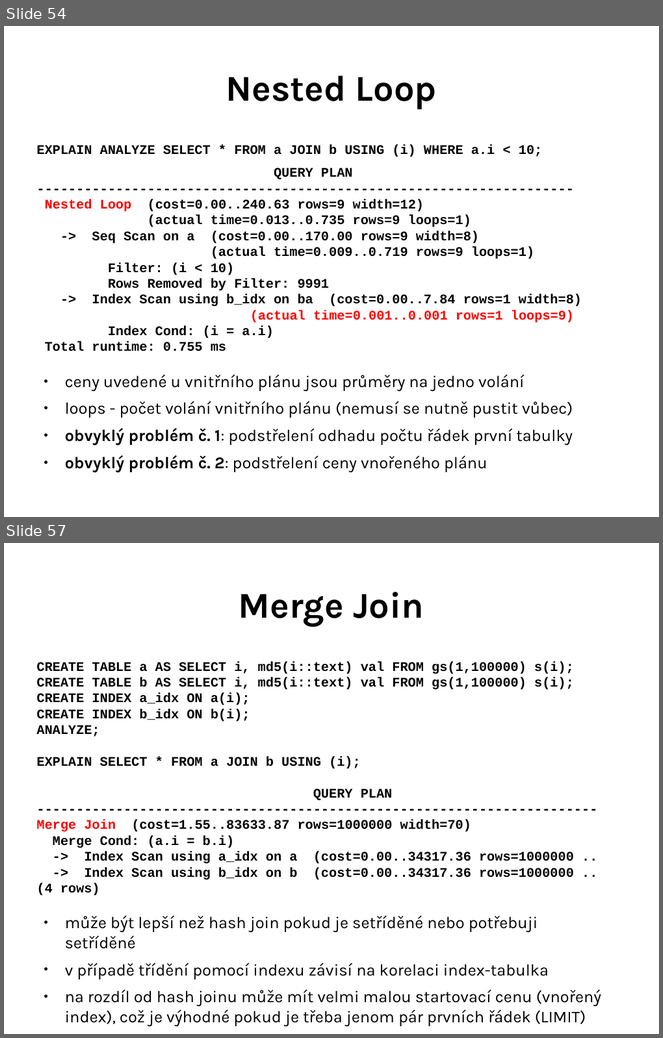
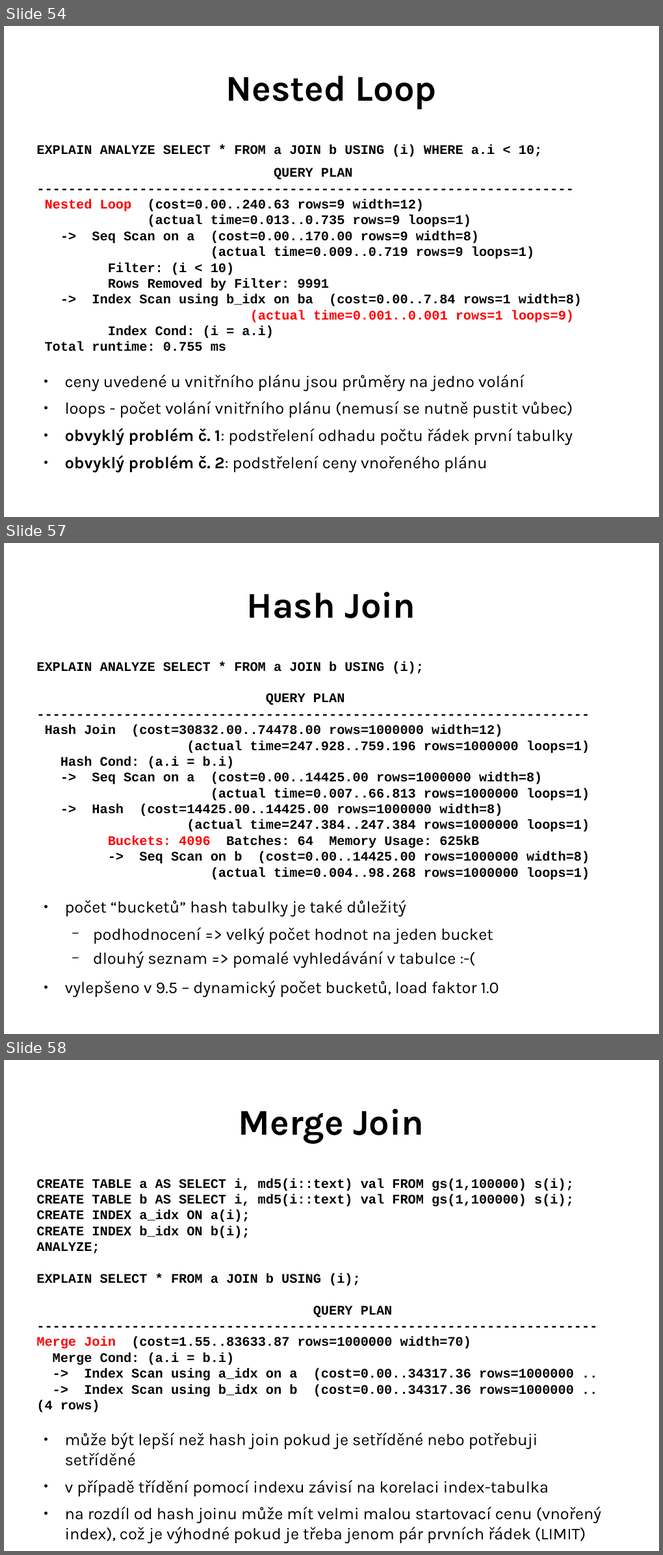
Before and after one commit to tvondra/explain_training, a slide deck: explain-training.odp. Shown one above the other, each under a label of ours: slides 54 and 57 before the commit, slides 54, 57 and 58 after it; the slides between them are not shown. The pictures are 663x1038 and 663x1555 pixels, drawn with LibreOffice and Linux fonts; fonts in the diff are those of the drawing. Boxes give left, top, right and bottom in pixels: in the first picture for what was removed or moved away, otherwise in the second. Text is boxed around its words. In the diff, an @@ line names an element or a change of style, - is before the commit and + after.

```diff
--- a/explain-training.odp
+++ b/explain-training.odp
@@ slide 57 added at (4, 543, 659, 1034), background #FFFFFF @@
@@ title added at (247, 592, 416, 618), 44 pt, text #000000, bold @@
+Hash Join
@@ text added at (36, 661, 590, 998), 16 pt, text #000000, bold @@
+EXPLAIN ANALYZE SELECT * FROM a JOIN b USING (i);
+QUERY PLAN
+----------------------------------------------------------------------
+Hash Join (cost=30832.00..74478.00 rows=1000000 width=12)
+(actual time=247.928..759.196 rows=1000000 loops=1)
+Hash Cond: (a.i = b.i)
+-> Seq Scan on a (cost=0.00..14425.00 rows=1000000 width=8)
+(actual time=0.007..66.813 rows=1000000 loops=1)
+-> Hash (cost=14425.00..14425.00 rows=1000000 width=8)
+(actual time=247.384..247.384 rows=1000000 loops=1)
+Buckets: 4096 Batches: 64 Memory Usage: 625kB
+-> Seq Scan on b (cost=0.00..14425.00 rows=1000000 width=8)
+(actual time=0.004..98.268 rows=1000000 loops=1)
+● počet “bucketů” hash tabulky je také důležitý
+  − podhodnocení => velký počet hodnot na jeden bucket
+  − dlouhý seznam => pomalé vyhledávání v tabulce :-(
+● vylepšeno v 9.5 – dynamický počet bucketů, load faktor 1.0
@@ what was slide 57 is now slide 58 @@
```
Also in this commit, not shown: 3 slides changed, 2 other files.
